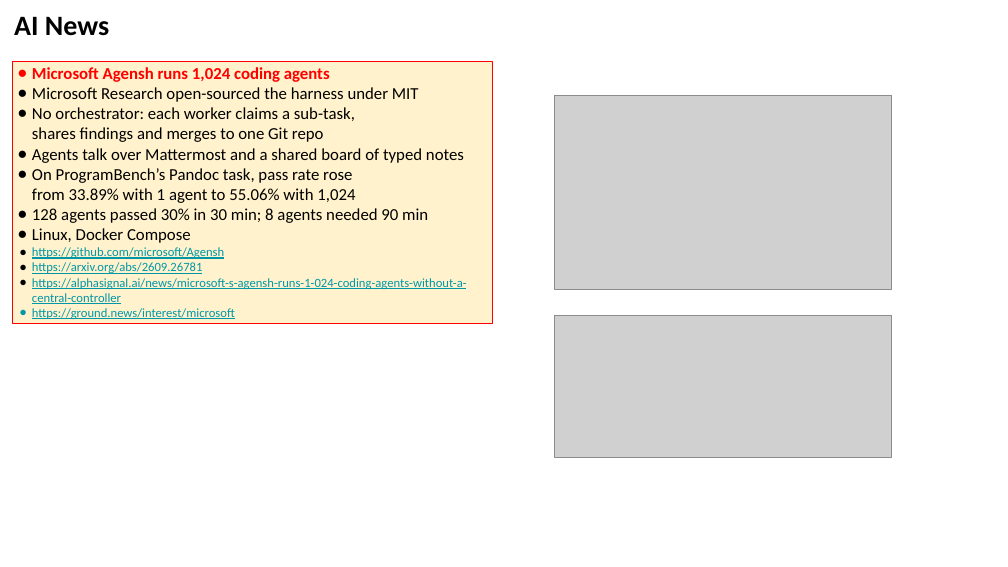
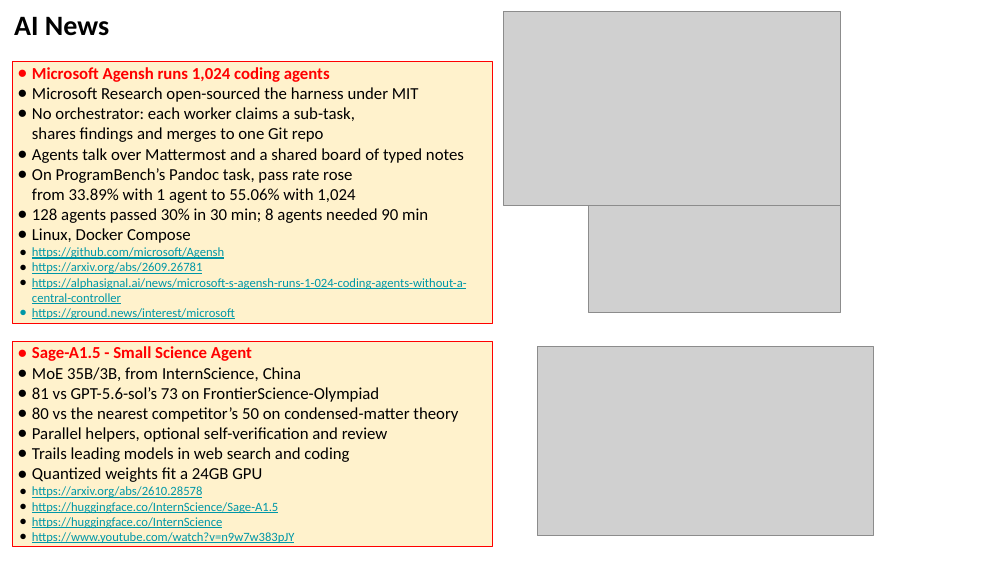
Before and after one commit to lselector/seminar, a slide deck: slide 12 of 2026/2026-10-30-AI-News.pptx (slide 10 before the commit). Drawn at 1008x567 pixels with LibreOffice and Linux fonts; fonts in the diff are those of the drawing; grey boxes stand for pictures. Boxes give left, top, right and bottom in pixels: in the first picture for what was removed or moved away, otherwise in the second. Text is boxed around its words. In the diff, an @@ line names an element or a change of style, - is before the commit and + after.

```diff
--- a/2026/2026-10-30-AI-News.pptx
+++ b/2026/2026-10-30-AI-News.pptx
@@ picture moved from (x1=554, y1=96, x2=891, y2=290) to (x1=504, y1=11, x2=841, y2=206) @@
@@ picture added at (x1=588, y1=206, x2=841, y2=312) @@
@@ picture removed at (x1=554, y1=316, x2=891, y2=458) @@
@@ rectangle added at (x1=12, y1=342, x2=492, y2=547), fill #FFF2CC, outline #FF0000 0.75 pt, 12 pt, text #000000 @@
+● Sage-A1.5 - Small Science Agent
+● MoE 35B/3B, from InternScience, China
+● 81 vs GPT-5.6-sol’s 73 on FrontierScience-Olympiad
+● 80 vs the nearest competitor’s 50 on condensed-matter theory
+● Parallel helpers, optional self-verification and review
+● Trails leading models in web search and coding
+● Quantized weights fit a 24GB GPU
+● https://arxiv.org/abs/2610.28578
+● https://huggingface.co/InternScience/Sage-A1.5
+● https://huggingface.co/InternScience
+● https://www.youtube.com/watch?v=n9w7w383pJY
@@ picture added at (x1=537, y1=347, x2=873, y2=536) @@
```
Also in this commit, not shown: 4 other slides changed, 6 slides added.
